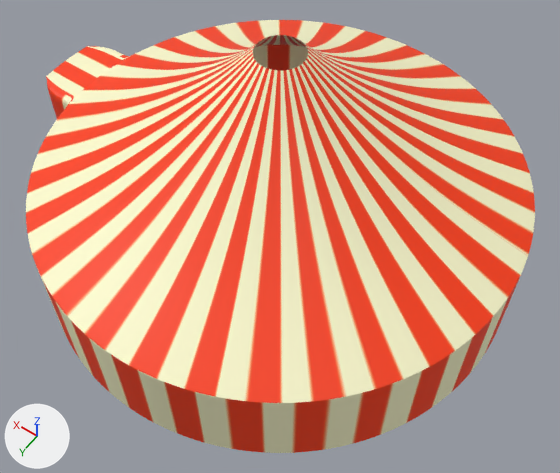
Before and after pictures for a commit that changed the FBX model Assets/Meshes/TentFabric.fbx.
Before and after are seen from a camera (50 mm lens) standing at (-12.2, 17.1, 26.8) and looking at (-1.3, 1.8, 2.8). The axes (+X, +Y, +Z) are drawn at lower left. The lights are the same throughout.

Before the edit, the objects in view are built like this:
```python
me_cylinder_003 = bpy.data.meshes.new('Cylinder.003')
me_cylinder_003.from_pydata(...)  # 19768 vertices, 19456 faces; spans x -9.9..11.9, y -9.9..9.9, z 0.0..10.0
me_cylinder_003.materials.append(mat_material_001)  # picture img_tentstripes_tif
ob_tentcanvas = bpy.data.objects.new('TentCanvas', me_cylinder_003)
ob_tentcanvas.location = (0.0, 0.0, 0.0)
```
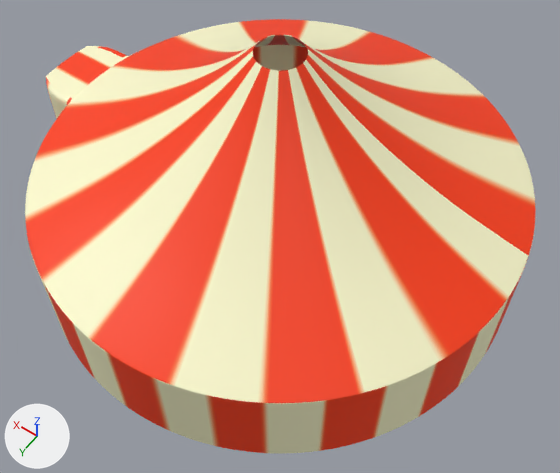
Changed parts and their boxes (x1, y1, x2, y2) in the pictures (560 x 473 px):
'TentCanvas', reshaped: before (26, 20, 535, 453); after (25, 19, 536, 453)
part 1 of me_cylinder_003, added: after (25, 19, 536, 453)
part 2 of me_cylinder_003, surface changed: before (26, 20, 535, 453); after (253, 35, 308, 71)

What changed in the scene script:
```text
Change me_cylinder_003:
    used by ob_tentcanvas; location = (0.0, 0.0, 0.0)
    remove me_cylinder_003.from_pydata(...)  # 19768 vertices, 19456 faces; spans x -9.9..11.9, y -9.9..9.9, z 0.0..10.0
    add me_cylinder_003.from_pydata(...)  # 39536 vertices, 39536 faces; spans x -10.0..11.9, y -10.0..10.0, z 0.0..10.0
    me_cylinder_003 part 1: 19768 vertices added at x -10.0..11.9, y -10.0..10.0, z 0.0..10.0
    me_cylinder_003 part 2: 19456 kept faces spanning x -9.9..11.9, y -9.9..9.9, z 0.0..10.0 get new texture (UV) coordinates
```
